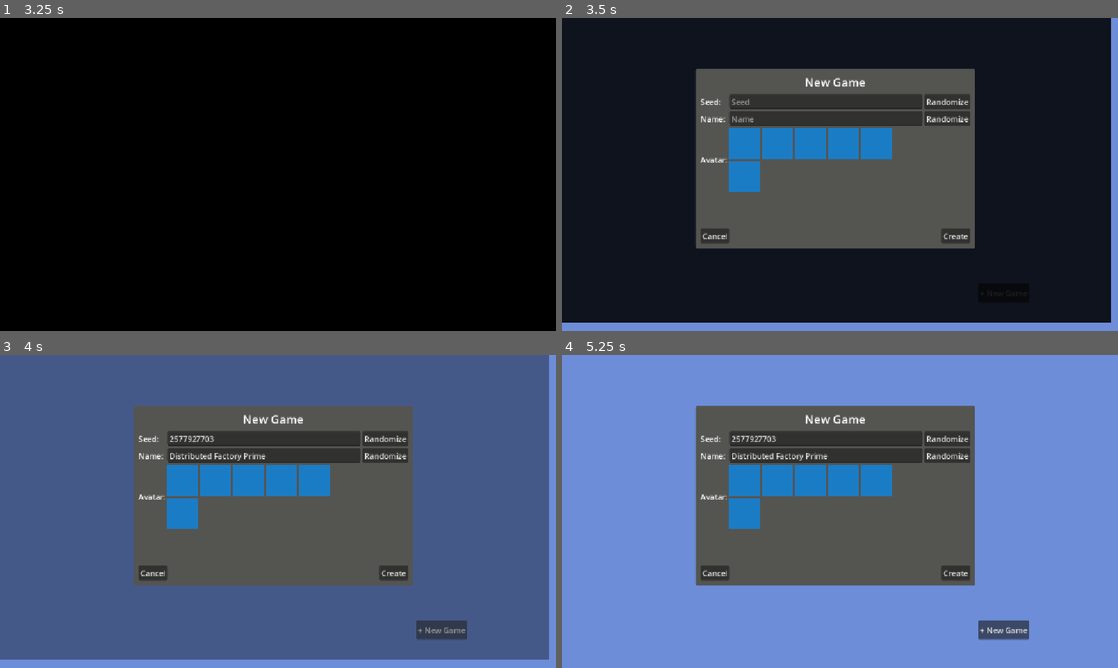
Above: before the commit, frames 1-4 (two rows, left to right).
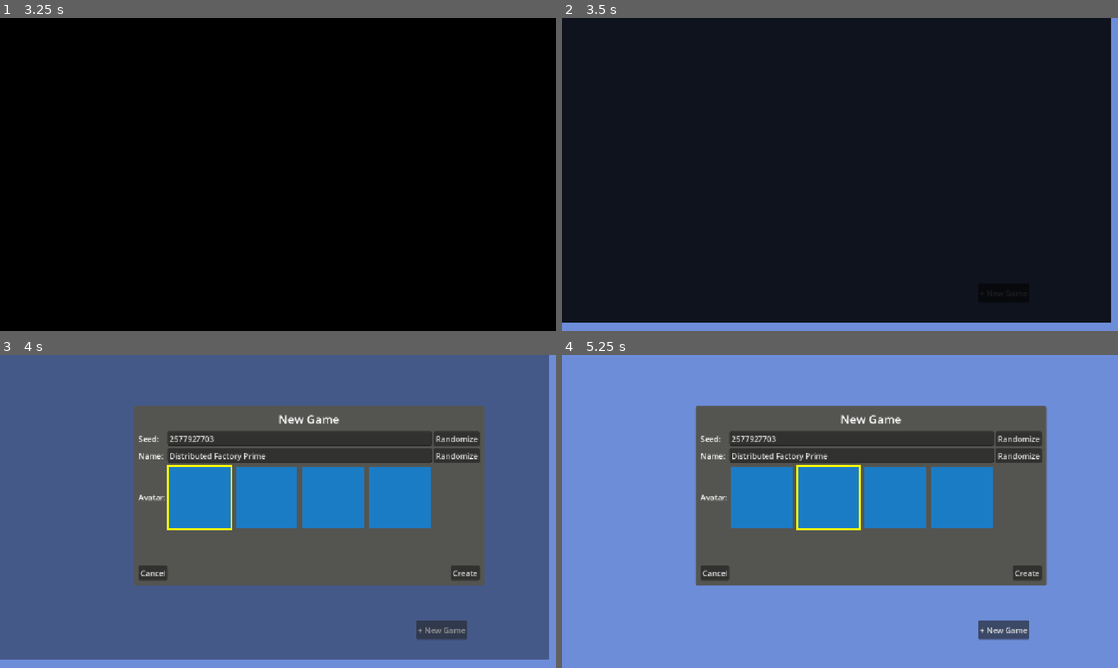
Above: after the commit, the same moments.

Repository: Nils1024/restock
Game: Godot game, scene res://assets/scenes/menus/main_menu.tscn
The game is run twice, just before and just after one commit, with the same random seed, the same clock (stepped at 60 frames per second) and the same inputs. The engine's default icon, where the game draws it, is replaced by a stand-in: a white triangle on a blue panel in a dark square. Sound files missing from this copy of the repository are replaced by a short silence.
Inputs (mouse positions are in pixels of both pictures, inside the frame that each line leads up to):
- Up to frame 1 (3.25 s): click "Play" at 0.5 s; click "Play" at 1.25 s; tap Enter (ui_accept) at 2, 2.27 s; move the mouse to (400, 158) at 2.02 s; hold Right 2.03-2.75 s; hold Mouse wheel down (zoom_in) 2.03-2.75 s; click (400, 158) at 2.17 s; drag from (166, 190) to (250, 237) at 2.77 s
- Up to frame 2 (3.5 s): no input
- Up to frame 3 (4 s): click "+ New Game" at 3.5 s
- Up to frame 4 (5.25 s): click (762, 498) at 4.27 s; click (828, 498) at 5.02 s

Frame 1 is identical in both runs. In frame 2, 29% of the frame differs, in the area x 24-75%, y 16-74%; in frame 3, 14%; in frame 4, 14%.

Commit message:
Added fully functional dynamic avatar selection

Diff:
--- a/assets/scenes/menus/save_selection_Menu.tscn
+++ b/assets/scenes/menus/save_selection_Menu.tscn
@@ -2,7 +2,6 @@
 
 [ext_resource type="PackedScene" uid="uid://bp5xe7rsa044r" path="res://assets/scenes/util/fade_transition.tscn" id="1_qjqap"]
 [ext_resource type="Script" uid="uid://2vojsmoug1u1" path="res://assets/scripts/ui/save_selection_menu.gd" id="1_wc18j"]
-[ext_resource type="Texture2D" uid="uid://sfy6v4ppj1qt" path="res://assets/images/avatars/Avatar Placeholder.svg" id="2_mjmsl"]
 
 [sub_resource type="StyleBoxFlat" id="StyleBoxFlat_mjmsl"]
 bg_color = Color(0.33034465, 0.33588725, 0.3182867, 1)
@@ -39,6 +38,7 @@
 text = "+ New Game"
 
 [node name="MarginContainer" type="MarginContainer" parent="." unique_id=392042630]
+visible = false
 z_index = 2
 offset_left = 277.0
 offset_top = 106.0
@@ -104,53 +104,8 @@
 [node name="VBoxContainer" type="VBoxContainer" parent="MarginContainer/MarginContainer/VBoxContainer2/GridContainer" unique_id=1707734841]
 layout_mode = 2
 
-[node name="HBoxContainer" type="HBoxContainer" parent="MarginContainer/MarginContainer/VBoxContainer2/GridContainer/VBoxContainer" unique_id=979373561]
+[node name="AvatarHBox" type="HBoxContainer" parent="MarginContainer/MarginContainer/VBoxContainer2/GridContainer/VBoxContainer" unique_id=979373561]
 layout_mode = 2
-
-[node name="TextureRect" type="TextureRect" parent="MarginContainer/MarginContainer/VBoxContainer2/GridContainer/VBoxContainer/HBoxContainer" unique_id=2050791937]
-custom_minimum_size = Vector2(64, 64)
-layout_mode = 2
-texture = ExtResource("2_mjmsl")
-expand_mode = 1
-stretch_mode = 4
-
-[node name="TextureRect2" type="TextureRect" parent="MarginContainer/MarginContainer/VBoxContainer2/GridContainer/VBoxContainer/HBoxContainer" unique_id=906648488]
-custom_minimum_size = Vector2(64, 64)
-layout_mode = 2
-texture = ExtResource("2_mjmsl")
-expand_mode = 1
-stretch_mode = 4
-
-[node name="TextureRect3" type="TextureRect" parent="MarginContainer/MarginContainer/VBoxContainer2/GridContainer/VBoxContainer/HBoxContainer" unique_id=794863294]
-custom_minimum_size = Vector2(64, 64)
-layout_mode = 2
-texture = ExtResource("2_mjmsl")
-expand_mode = 1
-stretch_mode = 4
-
-[node name="TextureRect4" type="TextureRect" parent="MarginContainer/MarginContainer/VBoxContainer2/GridContainer/VBoxContainer/HBoxContainer" unique_id=51701116]
-custom_minimum_size = Vector2(64, 64)
-layout_mode = 2
-texture = ExtResource("2_mjmsl")
-expand_mode = 1
-stretch_mode = 4
-
-[node name="TextureRect5" type="TextureRect" parent="MarginContainer/MarginContainer/VBoxContainer2/GridContainer/VBoxContainer/HBoxContainer" unique_id=239218051]
-custom_minimum_size = Vector2(64, 64)
-layout_mode = 2
-texture = ExtResource("2_mjmsl")
-expand_mode = 1
-stretch_mode = 4
-
-[node name="HBoxContainer2" type="HBoxContainer" parent="MarginContainer/MarginContainer/VBoxContainer2/GridContainer/VBoxContainer" unique_id=421683165]
-layout_mode = 2
-
-[node name="TextureRect" type="TextureRect" parent="MarginContainer/MarginContainer/VBoxContainer2/GridContainer/VBoxContainer/HBoxContainer2" unique_id=99088809]
-custom_minimum_size = Vector2(64, 64)
-layout_mode = 2
-texture = ExtResource("2_mjmsl")
-expand_mode = 1
-stretch_mode = 4
 
 [node name="Spacer" type="AspectRatioContainer" parent="MarginContainer/MarginContainer/VBoxContainer2" unique_id=1685591348]
 layout_mode = 2
--- a/assets/scripts/ui/save_selection_menu.gd
+++ b/assets/scripts/ui/save_selection_menu.gd
@@ -11,7 +11,15 @@
 @onready var seedEdit = $MarginContainer/MarginContainer/VBoxContainer2/GridContainer/SeedEdit
 @onready var nameEdit = $MarginContainer/MarginContainer/VBoxContainer2/GridContainer/NameEdit
 @onready var saveCardContainer = $ScrollContainer/SaveCardContainer
+@onready var avatarHBox = $MarginContainer/MarginContainer/VBoxContainer2/GridContainer/VBoxContainer/AvatarHBox
 
+var avatars: Array[Texture2D] = [
+	preload("res://assets/images/avatars/Avatar Placeholder.svg"),
+	preload("res://assets/images/avatars/Avatar Placeholder.svg"),
+	preload("res://assets/images/avatars/Avatar Placeholder.svg"),
+	preload("res://assets/images/avatars/Avatar Placeholder.svg"),
+]
+var _selected_avatar_index: int = 0
 var current_button_type = null
 var data: GameSaveData = null
 
@@ -33,10 +41,43 @@
 	)
 
 	_update_savecards()
+	_load_avatars()
 
 
-func _on_load_button_pressed() -> void:
-	pass
+func _load_avatars() -> void:
+	for i in range(avatars.size()):
+		var panel: PanelContainer = PanelContainer.new()
+
+		var btn: TextureButton = TextureButton.new()
+		btn.texture_normal = avatars[i]
+		btn.custom_minimum_size = Vector2i(64, 64)
+		btn.pressed.connect(_on_avatar_selected.bind(i))
+
+		panel.add_child(btn)
+		avatarHBox.add_child(panel)
+
+	_update_avatar_button_styles()
+
+
+func _on_avatar_selected(index: int):
+	_selected_avatar_index = index
+	_update_avatar_button_styles()
+
+
+func _update_avatar_button_styles():
+	for i in range(avatarHBox.get_child_count()):
+		var panel: PanelContainer = avatarHBox.get_child(i)
+
+		var style: StyleBoxFlat = StyleBoxFlat.new()
+		style.set_border_width_all(3)
+		style.bg_color = Color(0, 0, 0, 0)
+
+		if i == _selected_avatar_index:
+			style.border_color = Color(1, 1, 0)
+		else:
+			style.border_color = Color(0, 0, 0, 0)
+
+		panel.add_theme_stylebox_override("panel", style)
 
 
 func _on_timer_timeout() -> void:
